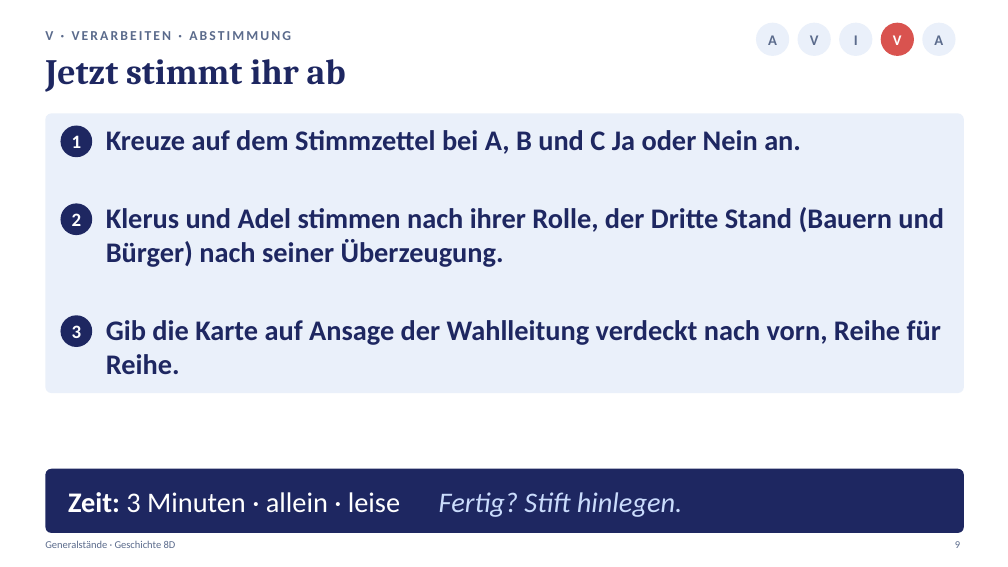
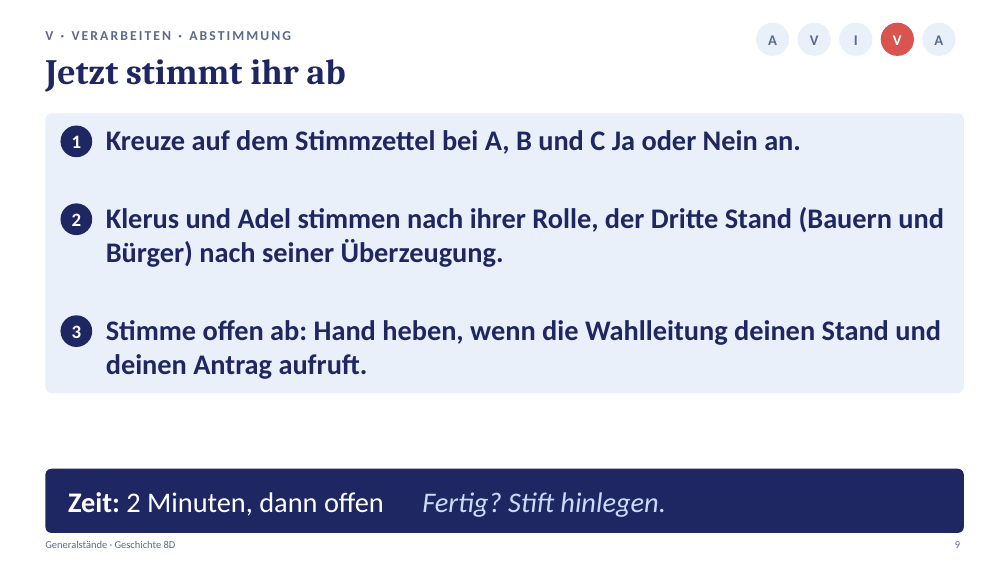
Before and after one commit to golzkonstantin-gif/Schule, a slide deck: slide 9 of Geschichte_8D/Generalstaende/Praesentation_Generalstaende_8D.pptx. Drawn at 1008x567 pixels with LibreOffice and Linux fonts; fonts in the diff are those of the drawing. Boxes give left, top, right and bottom in pixels: in the first picture for what was removed or moved away, otherwise in the second. Text is boxed around its words. In the diff, an @@ line names an element or a change of style, - is before the commit and + after.

```diff
--- a/Geschichte_8D/Generalstaende/Praesentation_Generalstaende_8D.pptx
+++ b/Geschichte_8D/Generalstaende/Praesentation_Generalstaende_8D.pptx
@@ text at [106,320,941,379]: text changed @@
-Gib die Karte auf Ansage der Wahlleitung verdeckt nach vorn, Reihe für Reihe.
+Stimme offen ab: Hand heben, wenn die Wahlleitung deinen Stand und deinen Antrag aufruft.
@@ text at [68,492,665,517]: text changed @@
-Zeit: 3 Minuten · allein · leise Fertig? Stift hinlegen.
+Zeit: 2 Minuten, dann offen Fertig? Stift hinlegen.
```
Also in this commit, not shown: 12 other files.
